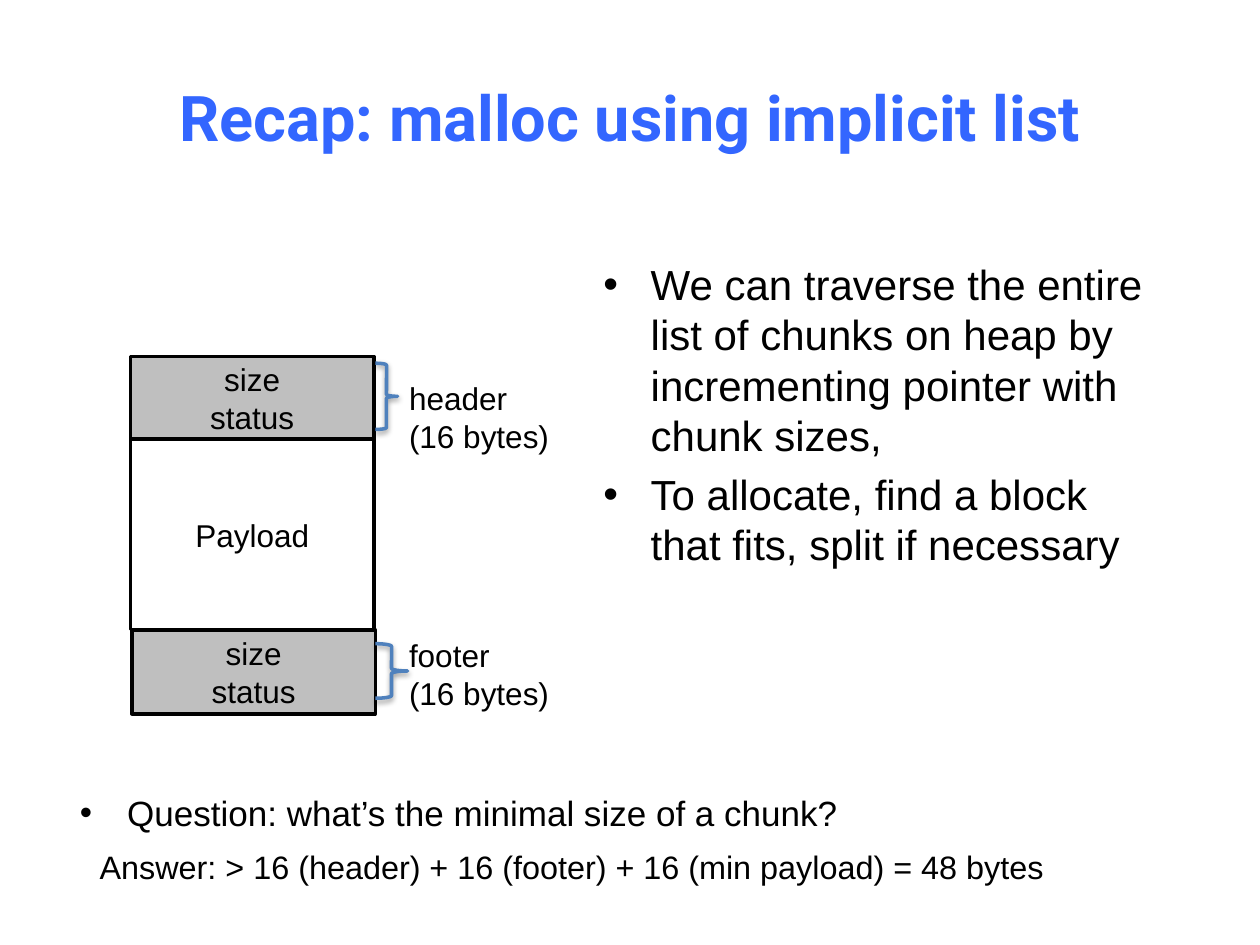
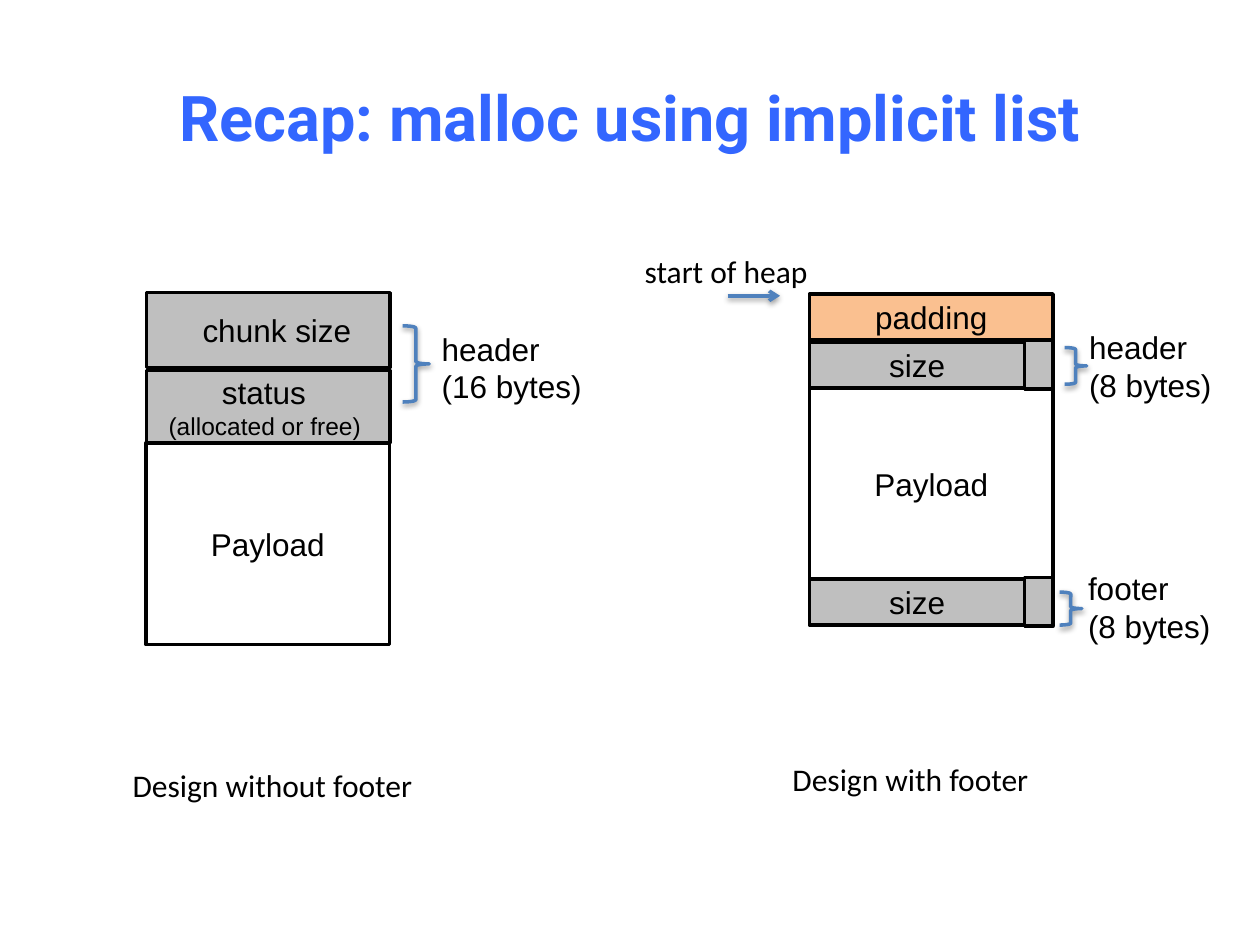
Before and after one commit to NYU-CSO/nyu-cso.github.io, a slide deck: slide 44 of notes/14-Dynamic_Allocator.pptx. Drawn at 1260x945 pixels with LibreOffice and Linux fonts; fonts in the diff are those of the drawing. Boxes give left, top, right and bottom in pixels: in the first picture for what was removed or moved away, otherwise in the second. Text is boxed around its words. In the diff, an @@ line names an element or a change of style, - is before the commit and + after.

```diff
--- a/notes/14-Dynamic_Allocator.pptx
+++ b/notes/14-Dynamic_Allocator.pptx
@@ text removed at bbox=[651, 269, 1142, 569] @@
-• We can traverse the entire list of chunks on heap by incrementing pointer with chunk sizes,
-• To allocate, find a block that fits, split if necessary
@@ rectangle "chunk size": place and size @@
-rectangle "chunk size" at bbox=[131, 357, 374, 440]
+rectangle "chunk size" at bbox=[146, 292, 389, 367]
@@ text in rectangle at bbox=[203, 319, 351, 343]: text changed @@
-size
-status
+chunk size
@@ right brace: place and size @@
-right brace at bbox=[375, 363, 398, 430]
+right brace at bbox=[403, 326, 430, 402]
@@ text "header": place and size @@
-text "header" at bbox=[409, 387, 549, 454]
+text "header" at bbox=[442, 338, 582, 404]
@@ rectangle "size": place and size @@
-rectangle "size" at bbox=[132, 630, 375, 713]
+rectangle "size" at bbox=[809, 341, 1024, 388]
@@ rectangle added at bbox=[146, 370, 389, 444], fill #BFBFBF, outline #000000 2 pt, 14 pt, text #000000 @@
+status
+(allocated or free)
@@ rectangle "Payload": place and size @@
-rectangle "Payload" at bbox=[131, 438, 374, 629]
+rectangle "Payload" at bbox=[146, 444, 389, 645]
@@ text "footer": place and size @@
-text "footer" at bbox=[409, 644, 549, 711]
+text "footer" at bbox=[1088, 577, 1211, 644]
@@ group added at bbox=[645, 261, 1212, 797]: 5 rectangles, 3 texts, 2 right braces, 1 arrow @@
+Payload
+header
+(8 bytes)
+start of heap
+Design with footer
+padding
+size
@@ text at bbox=[1088, 615, 1211, 644]: text changed @@
-(16 bytes)
+(8 bytes)
@@ right brace removed at bbox=[375, 644, 408, 698] @@
@@ text in rectangle at bbox=[212, 682, 296, 704]: paragraph removed @@
-status
@@ text added at bbox=[133, 775, 412, 803], 18 pt, text #000000 @@
+Design without footer
@@ text removed at bbox=[127, 800, 837, 833] @@
-• Question: what’s the minimal size of a chunk?
@@ text removed at bbox=[100, 855, 1043, 885] @@
-Answer: > 16 (header) + 16 (footer) + 16 (min payload) = 48 bytes
```
Also in this commit, not shown: 13 other slides changed, 1 slide added, 1 slide removed, 1 other file.
